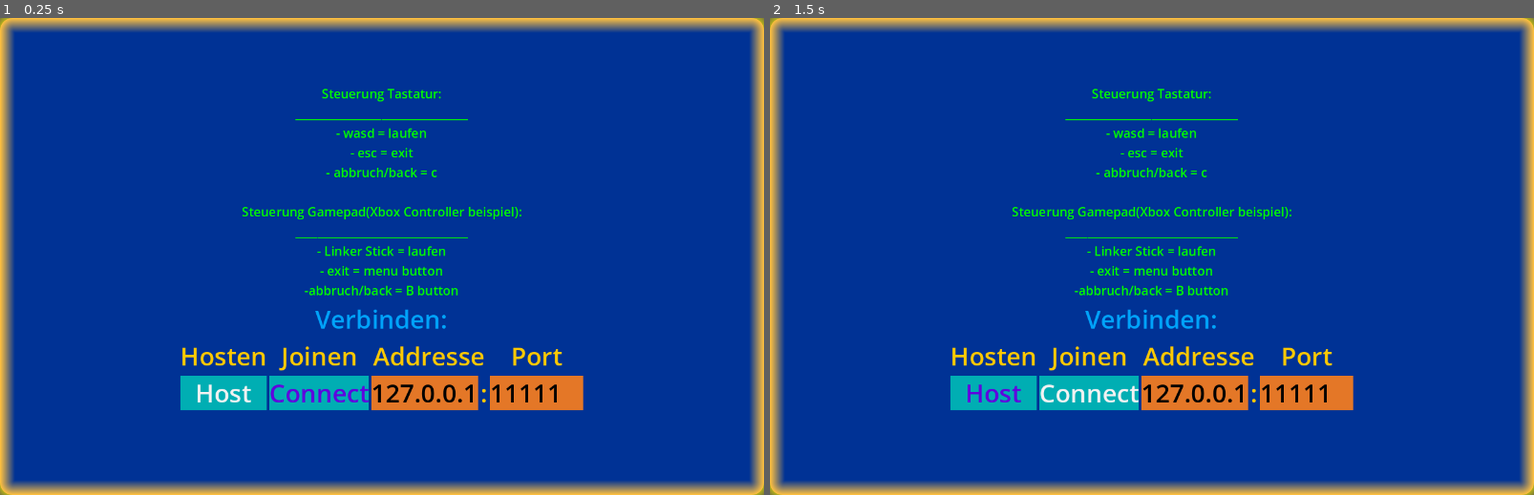
Above: before the commit, frames 1-2 (left to right).
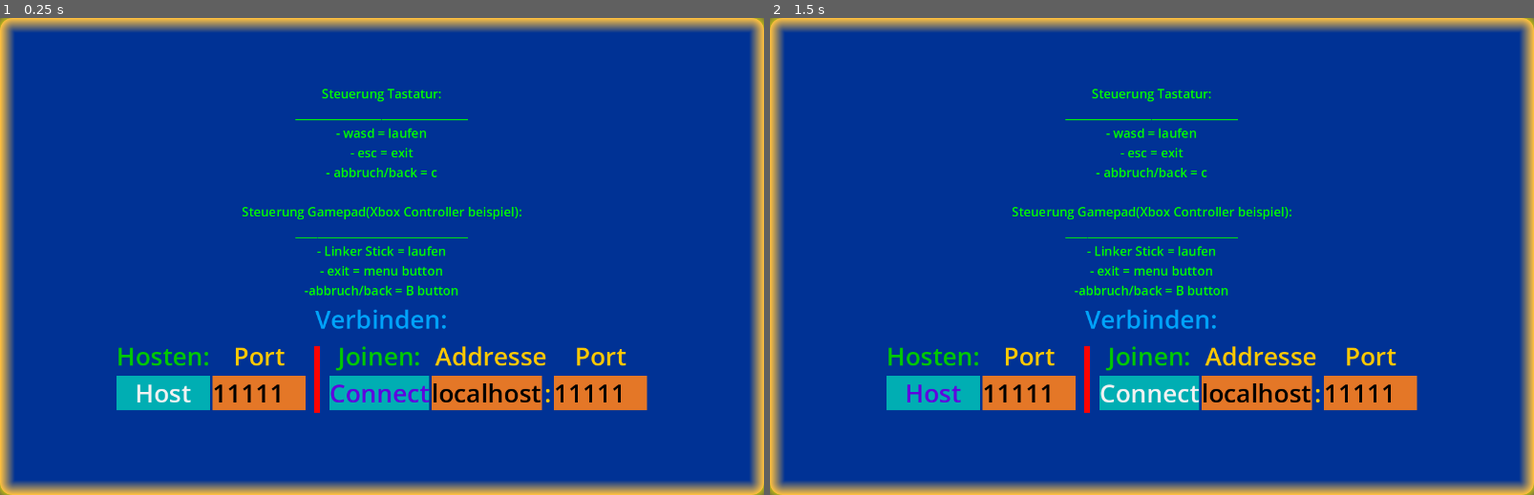
Above: after the commit, the same moments.

Repository: NIK-98/Paint_The_Ground
Game: Godot game, scene res://sceens/main.tscn
The game is run twice, just before and just after one commit, with the same random seed, the same clock (stepped at 60 frames per second) and the same inputs.
Inputs:
- Up to frame 1 (0.25 s): no input
- Up to frame 2 (1.5 s): click "Host" at 0.5 s; click "Connect" at 1.25 s

The runs differ from the first frame. In frame 1, 5.0% of the frame differs, in the area x 15-85%, y 68-83%; in frame 2, 5.0%.

Commit message:
address feld geändert und host port von join port getrent

Diff:
--- a/sceens/main.tscn
+++ b/sceens/main.tscn
@@ -42,6 +42,21 @@
 Button/styles/normal = SubResource("StyleBoxFlat_83vjx")
 Button/styles/pressed = null
 
+[sub_resource type="StyleBoxFlat" id="StyleBoxFlat_w8tww"]
+bg_color = Color(0.894118, 0.466667, 0.152941, 1)
+
+[sub_resource type="StyleBoxFlat" id="StyleBoxFlat_y8ive"]
+bg_color = Color(0.894118, 0.466667, 0.152941, 1)
+
+[sub_resource type="StyleBoxFlat" id="StyleBoxFlat_hfxwm"]
+bg_color = Color(0.894118, 0.466667, 0.152941, 1)
+
+[sub_resource type="Theme" id="Theme_4377g"]
+LineEdit/colors/font_color = Color(0, 0, 0, 1)
+LineEdit/styles/focus = SubResource("StyleBoxFlat_w8tww")
+LineEdit/styles/normal = SubResource("StyleBoxFlat_y8ive")
+LineEdit/styles/read_only = SubResource("StyleBoxFlat_hfxwm")
+
 [sub_resource type="Theme" id="Theme_s33f1"]
 Button/colors/font_color = Color(0.376471, 0, 0.87451, 1)
 Button/styles/focus = SubResource("StyleBoxFlat_qxaaj")
@@ -49,22 +64,7 @@
 Button/styles/normal = SubResource("StyleBoxFlat_83vjx")
 Button/styles/pressed = null
 
-[sub_resource type="StyleBoxFlat" id="StyleBoxFlat_w8tww"]
-bg_color = Color(0.894118, 0.466667, 0.152941, 1)
-
-[sub_resource type="StyleBoxFlat" id="StyleBoxFlat_y8ive"]
-bg_color = Color(0.894118, 0.466667, 0.152941, 1)
-
-[sub_resource type="StyleBoxFlat" id="StyleBoxFlat_hfxwm"]
-bg_color = Color(0.894118, 0.466667, 0.152941, 1)
-
 [sub_resource type="Theme" id="Theme_ihe75"]
-LineEdit/colors/font_color = Color(0, 0, 0, 1)
-LineEdit/styles/focus = SubResource("StyleBoxFlat_w8tww")
-LineEdit/styles/normal = SubResource("StyleBoxFlat_y8ive")
-LineEdit/styles/read_only = SubResource("StyleBoxFlat_hfxwm")
-
-[sub_resource type="Theme" id="Theme_4377g"]
 LineEdit/colors/font_color = Color(0, 0, 0, 1)
 LineEdit/styles/focus = SubResource("StyleBoxFlat_w8tww")
 LineEdit/styles/normal = SubResource("StyleBoxFlat_y8ive")
@@ -140,78 +140,39 @@
 
 [node name="Options" type="HBoxContainer" parent="UI/Panel/CenterContainer/Net"]
 layout_mode = 2
-
-[node name="o1" type="VBoxContainer" parent="UI/Panel/CenterContainer/Net/Options"]
-layout_mode = 2
-
-[node name="Label" type="Label" parent="UI/Panel/CenterContainer/Net/Options/o1"]
-layout_mode = 2
-theme_override_colors/font_color = Color(1, 0.788235, 0, 1)
-theme_override_font_sizes/font_size = 42
-text = "Hosten"
-horizontal_alignment = 1
-
-[node name="Host" type="Button" parent="UI/Panel/CenterContainer/Net/Options/o1"]
+theme_override_constants/separation = 40
+
+[node name="Option1" type="HBoxContainer" parent="UI/Panel/CenterContainer/Net/Options"]
+layout_mode = 2
+
+[node name="o1" type="VBoxContainer" parent="UI/Panel/CenterContainer/Net/Options/Option1"]
+layout_mode = 2
+
+[node name="Label" type="Label" parent="UI/Panel/CenterContainer/Net/Options/Option1/o1"]
+layout_mode = 2
+theme_override_colors/font_color = Color(0, 0.788235, 0, 1)
+theme_override_font_sizes/font_size = 42
+text = "Hosten:"
+horizontal_alignment = 1
+
+[node name="Host" type="Button" parent="UI/Panel/CenterContainer/Net/Options/Option1/o1"]
 layout_mode = 2
 theme = SubResource("Theme_lvwad")
 theme_override_font_sizes/font_size = 42
 text = "Host"
 script = ExtResource("2_rf3o8")
 
-[node name="o2" type="VBoxContainer" parent="UI/Panel/CenterContainer/Net/Options"]
-layout_mode = 2
-
-[node name="Label" type="Label" parent="UI/Panel/CenterContainer/Net/Options/o2"]
+[node name="o1_port" type="VBoxContainer" parent="UI/Panel/CenterContainer/Net/Options/Option1"]
+layout_mode = 2
+
+[node name="Label" type="Label" parent="UI/Panel/CenterContainer/Net/Options/Option1/o1_port"]
 layout_mode = 2
 theme_override_colors/font_color = Color(1, 0.788235, 0, 1)
 theme_override_font_sizes/font_size = 42
-text = "Joinen"
-horizontal_alignment = 1
-
-[node name="Connect" type="Button" parent="UI/Panel/CenterContainer/Net/Options/o2"]
-layout_mode = 2
-theme = SubResource("Theme_s33f1")
-theme_override_font_sizes/font_size = 42
-text = "Connect"
-
-[node name="o3" type="VBoxContainer" parent="UI/Panel/CenterContainer/Net/Options"]
-layout_mode = 2
-
-[node name="Label" type="Label" parent="UI/Panel/CenterContainer/Net/Options/o3"]
-layout_mode = 2
-theme_override_colors/font_color = Color(1, 0.788235, 0, 1)
-theme_override_font_sizes/font_size = 42
-text = "Addresse"
-horizontal_alignment = 1
-
-[node name="remote1" type="HBoxContainer" parent="UI/Panel/CenterContainer/Net/Options/o3"]
-layout_mode = 2
-
-[node name="Remote" type="LineEdit" parent="UI/Panel/CenterContainer/Net/Options/o3/remote1"]
-layout_mode = 2
-theme = SubResource("Theme_ihe75")
-theme_override_font_sizes/font_size = 42
-text = "127.0.0.1"
-max_length = 15
-expand_to_text_length = true
-
-[node name="punkt" type="Label" parent="UI/Panel/CenterContainer/Net/Options/o3/remote1"]
-layout_mode = 2
-theme_override_colors/font_color = Color(1, 0.788235, 0, 1)
-theme_override_font_sizes/font_size = 42
-text = ":"
-
-[node name="o4" type="VBoxContainer" parent="UI/Panel/CenterContainer/Net/Options"]
-layout_mode = 2
-
-[node name="Label" type="Label" parent="UI/Panel/CenterContainer/Net/Options/o4"]
-layout_mode = 2
-theme_override_colors/font_color = Color(1, 0.788235, 0, 1)
-theme_override_font_sizes/font_size = 42
 text = "Port"
 horizontal_alignment = 1
 
-[node name="port" type="LineEdit" parent="UI/Panel/CenterContainer/Net/Options/o4"]
+[node name="port" type="LineEdit" parent="UI/Panel/CenterContainer/Net/Options/Option1/o1_port"]
 layout_mode = 2
 theme = SubResource("Theme_4377g")
 theme_override_font_sizes/font_size = 42
@@ -219,6 +180,75 @@
 max_length = 5
 expand_to_text_length = true
 
+[node name="Line2D" type="Line2D" parent="UI/Panel/CenterContainer/Net/Options"]
+position = Vector2(-4, -42)
+points = PackedVector2Array(340, 54, 340, 118.919, 340, 166)
+default_color = Color(1, 0.0117647, 0, 1)
+
+[node name="Option2" type="HBoxContainer" parent="UI/Panel/CenterContainer/Net/Options"]
+layout_mode = 2
+
+[node name="o2" type="VBoxContainer" parent="UI/Panel/CenterContainer/Net/Options/Option2"]
+layout_mode = 2
+
+[node name="Label" type="Label" parent="UI/Panel/CenterContainer/Net/Options/Option2/o2"]
+layout_mode = 2
+theme_override_colors/font_color = Color(0, 0.788235, 0, 1)
+theme_override_font_sizes/font_size = 42
+text = "Joinen:"
+horizontal_alignment = 1
+
+[node name="Connect" type="Button" parent="UI/Panel/CenterContainer/Net/Options/Option2/o2"]
+layout_mode = 2
+theme = SubResource("Theme_s33f1")
+theme_override_font_sizes/font_size = 42
+text = "Connect"
+
+[node name="o3" type="VBoxContainer" parent="UI/Panel/CenterContainer/Net/Options/Option2"]
+layout_mode = 2
+
+[node name="Label" type="Label" parent="UI/Panel/CenterContainer/Net/Options/Option2/o3"]
+layout_mode = 2
+theme_override_colors/font_color = Color(1, 0.788235, 0, 1)
+theme_override_font_sizes/font_size = 42
+text = "Addresse"
+horizontal_alignment = 1
+
+[node name="remote1" type="HBoxContainer" parent="UI/Panel/CenterContainer/Net/Options/Option2/o3"]
+layout_mode = 2
+
+[node name="Remote" type="LineEdit" parent="UI/Panel/CenterContainer/Net/Options/Option2/o3/remote1"]
+layout_mode = 2
+theme = SubResource("Theme_ihe75")
+theme_override_font_sizes/font_size = 42
+text = "localhost"
+max_length = 15
+expand_to_text_length = true
+
+[node name="punkt" type="Label" parent="UI/Panel/CenterContainer/Net/Options/Option2/o3/remote1"]
+layout_mode = 2
+theme_override_colors/font_color = Color(1, 0.788235, 0, 1)
+theme_override_font_sizes/font_size = 42
+text = ":"
+
+[node name="o4" type="VBoxContainer" parent="UI/Panel/CenterContainer/Net/Options/Option2"]
+layout_mode = 2
+
+[node name="Label" type="Label" parent="UI/Panel/CenterContainer/Net/Options/Option2/o4"]
+layout_mode = 2
+theme_override_colors/font_color = Color(1, 0.788235, 0, 1)
+theme_override_font_sizes/font_size = 42
+text = "Port"
+horizontal_alignment = 1
+
+[node name="port" type="LineEdit" parent="UI/Panel/CenterContainer/Net/Options/Option2/o4"]
+layout_mode = 2
+theme = SubResource("Theme_4377g")
+theme_override_font_sizes/font_size = 42
+text = "11111"
+max_length = 5
+expand_to_text_length = true
+
 [node name="Connecting" type="Label" parent="UI/Panel/CenterContainer/Net"]
 layout_mode = 2
 theme = SubResource("Theme_iqe0b")
@@ -229,28 +259,28 @@
 
 [node name="Up" type="TouchScreenButton" parent="CanvasLayer"]
 modulate = Color(1, 1, 1, 0.521569)
-position = Vector2(154.286, 754.286)
+position = Vector2(161.429, 418.572)
 texture_normal = ExtResource("3_f5dh7")
 passby_press = true
 visibility_mode = 1
 
 [node name="Down" type="TouchScreenButton" parent="CanvasLayer"]
 modulate = Color(1, 1, 1, 0.521569)
-position = Vector2(154.286, 994.286)
+position = Vector2(161.429, 658.571)
 texture_normal = ExtResource("4_7tmhu")
 passby_press = true
 visibility_mode = 1
 
 [node name="Right" type="TouchScreenButton" parent="CanvasLayer"]
 modulate = Color(1, 1, 1, 0.521569)
-position = Vector2(274.286, 874.286)
+position = Vector2(281.429, 538.572)
 texture_normal = ExtResource("5_6bpj2")
 passby_press = true
 visibility_mode = 1
 
 [node name="Left" type="TouchScreenButton" parent="CanvasLayer"]
 modulate = Color(1, 1, 1, 0.521569)
-position = Vector2(34.2857, 874.286)
+position = Vector2(41.4286, 538.572)
 texture_normal = ExtResource("6_7t78o")
 passby_press = true
 visibility_mode = 1
@@ -265,13 +295,13 @@
 
 [node name="Back" type="TouchScreenButton" parent="CanvasLayer"]
 modulate = Color(1, 1, 1, 0.407843)
-position = Vector2(1600, 925.714)
+position = Vector2(1652.86, 537.143)
 texture_normal = ExtResource("8_40dan")
 passby_press = true
 visibility_mode = 1
 
-[connection signal="pressed" from="UI/Panel/CenterContainer/Net/Options/o1/Host" to="." method="_on_host_pressed"]
-[connection signal="pressed" from="UI/Panel/CenterContainer/Net/Options/o2/Connect" to="." method="_on_connect_pressed"]
+[connection signal="pressed" from="UI/Panel/CenterContainer/Net/Options/Option1/o1/Host" to="." method="_on_host_pressed"]
+[connection signal="pressed" from="UI/Panel/CenterContainer/Net/Options/Option2/o2/Connect" to="." method="_on_connect_pressed"]
 [connection signal="pressed" from="CanvasLayer/Up" to="." method="_on_up_pressed"]
 [connection signal="released" from="CanvasLayer/Up" to="." method="_on_up_released"]
 [connection signal="pressed" from="CanvasLayer/Down" to="." method="_on_down_pressed"]
--- a/scripts/main.gd
+++ b/scripts/main.gd
@@ -30,11 +30,7 @@
 	if block_host:
 		return
 	var peer = ENetMultiplayerPeer.new()
-	var txt : String = $UI/Panel/CenterContainer/Net/Options/o3/remote1/Remote.text
-	var port = $UI/Panel/CenterContainer/Net/Options/o4/port.text
-	if not txt.is_valid_ip_address():
-		OS.alert("Ist keine richtiege ip adresse.")
-		return
+	var port = $UI/Panel/CenterContainer/Net/Options/Option1/o1_port/port.text
 	if not port.is_valid_int():
 		OS.alert("Ist keine richtieger port.")
 		return
@@ -53,9 +49,9 @@
 	if block_host:
 		return
 	block_host = true
-	var txt : String = $UI/Panel/CenterContainer/Net/Options/o3/remote1/Remote.text
-	var port = $UI/Panel/CenterContainer/Net/Options/o4/port.text
-	if not txt.is_valid_ip_address():
+	var txt = $UI/Panel/CenterContainer/Net/Options/Option2/o3/remote1/Remote.text
+	var port = $UI/Panel/CenterContainer/Net/Options/Option2/o4/port.text
+	if not txt.is_valid_ip_address() and not txt == "localhost":
 		OS.alert("Ist keine richtiege ip adresse.")
 		return
 	if not port.is_valid_int():
